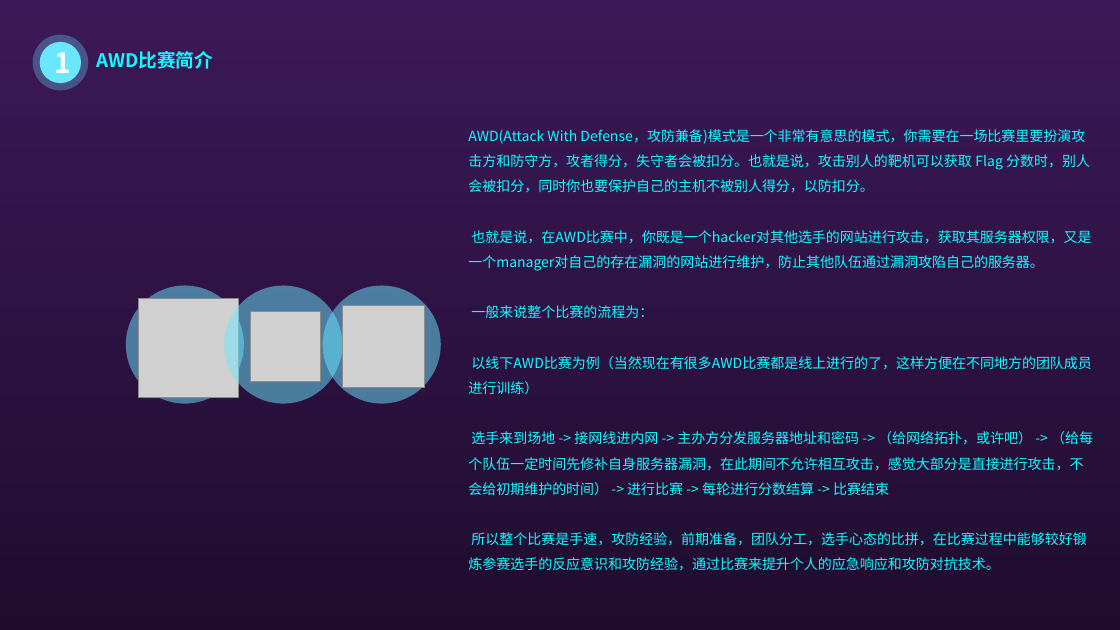
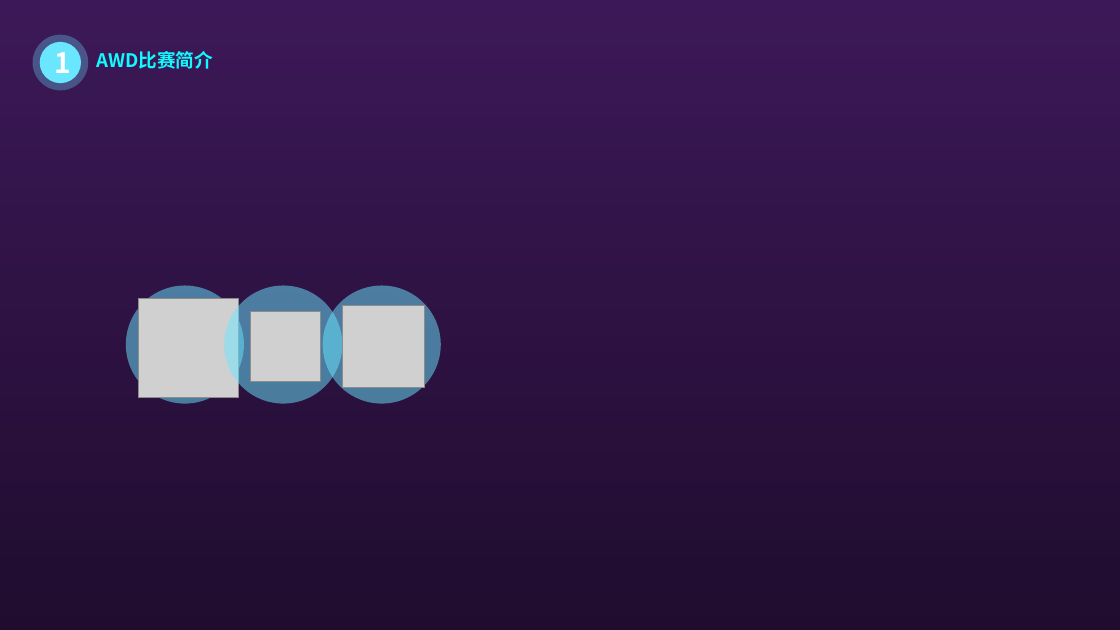
Before and after one commit to Cl0udG0d/testAWD, a slide deck: slide 5 of docs/云计算大数据科技风PPT模板 -.pptx. Drawn at 1120x630 pixels with LibreOffice and Linux fonts; fonts in the diff are those of the drawing; grey boxes stand for pictures; background and template pictures are left out. Boxes give left, top, right and bottom in pixels: in the first picture for what was removed or moved away, otherwise in the second. Text is boxed around its words. In the diff, an @@ line names an element or a change of style, - is before the commit and + after.

```diff
--- a/docs/云计算大数据科技风PPT模板 -.pptx
+++ b/docs/云计算大数据科技风PPT模板 -.pptx
@@ text removed at [468,129,1093,571] @@
-AWD(Attack With Defense，攻防兼备)模式是一个非常有意思的模式，你需要在一场比赛里要扮演攻击方和防守方，攻者得分，失守者会被扣分。也就是说，攻击别人的靶机可以获取 Flag 分数时，别人会被扣分，同时你也要保护自己的主机不被别人得分，以防扣分。
-也就是说，在AWD比赛中，你既是一个hacker对其他选手的网站进行攻击，获取其服务器权限，又是一个manager对自己的存在漏洞的网站进行维护，防止其他队伍通过漏洞攻陷自己的服务器。
-一般来说整个比赛的流程为：
-以线下AWD比赛为例（当然现在有很多AWD比赛都是线上进行的了，这样方便在不同地方的团队成员进行训练）
-选手来到场地 -> 接网线进内网 -> 主办方分发服务器地址和密码 -> （给网络拓扑，或许吧） -> （给每个队伍一定时间先修补自身服务器漏洞，在此期间不允许相互攻击，感觉大部分是直接进行攻击，不会给初期维护的时间） -> 进行比赛 -> 每轮进行分数结算 -> 比赛结束
-所以整个比赛是手速，攻防经验，前期准备，团队分工，选手心态的比拼，在比赛过程中能够较好锻炼参赛选手的反应意识和攻防经验，通过比赛来提升个人的应急响应和攻防对抗技术。
```
Also in this commit, not shown: 2 other slides changed, 1 other file.
